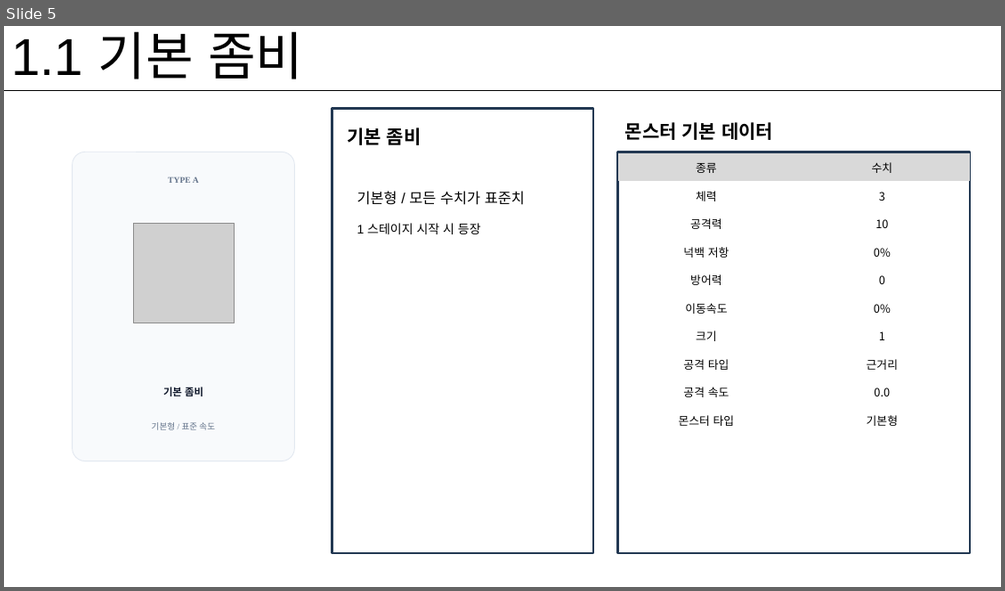
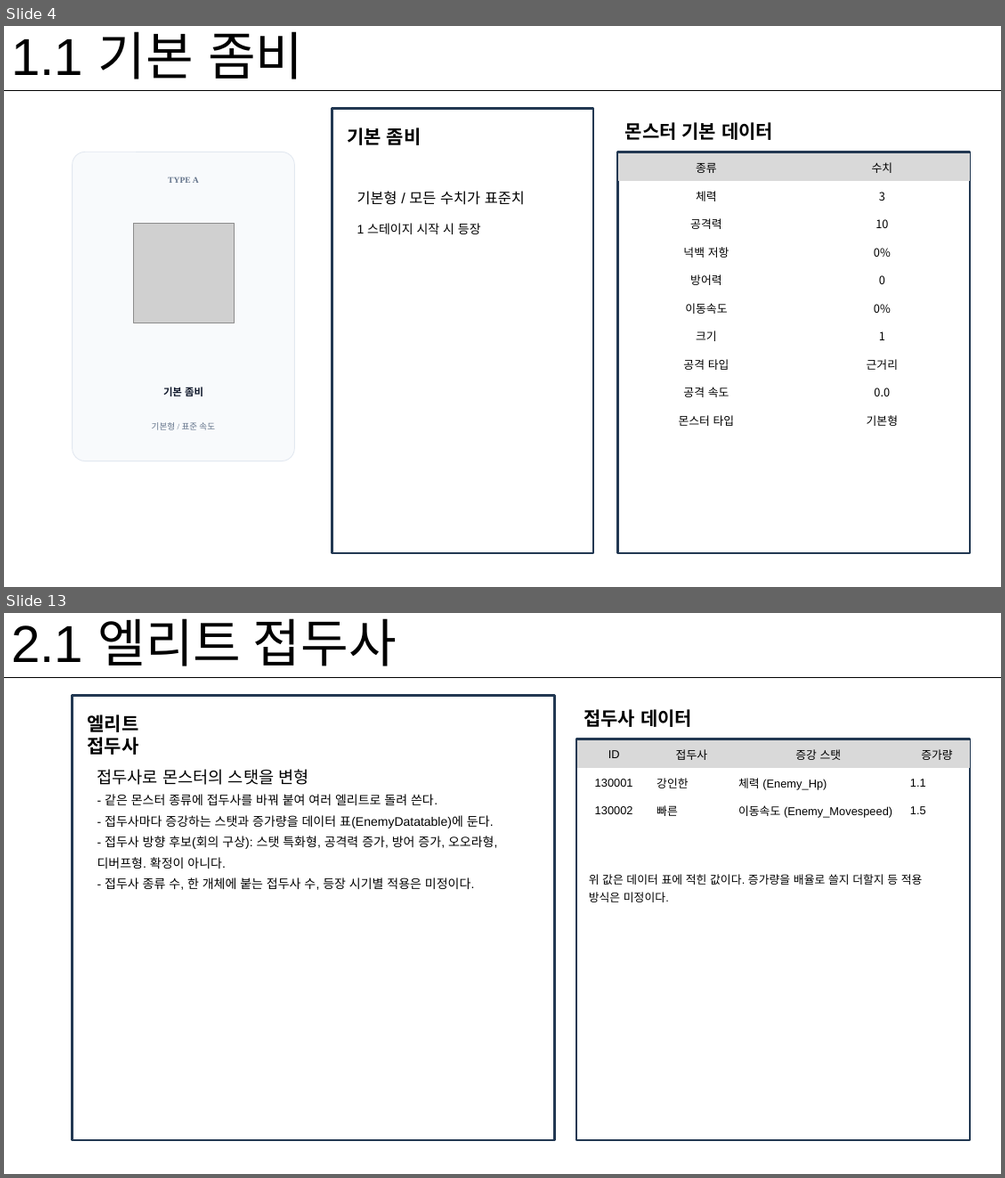
Before and after one commit to gitgiung/SBSAcademy_Team01, a slide deck: Zomso_Monster_기획서.pptx. Shown one above the other, each under a label of ours: slide 5 before the commit, slides 4 and 13 after it; the slides between them are not shown. The pictures are 1005x591 and 1005x1178 pixels, drawn with LibreOffice and Linux fonts; fonts in the diff are those of the drawing; grey boxes stand for pictures. Boxes give left, top, right and bottom in pixels: in the first picture for what was removed or moved away, otherwise in the second. Text is boxed around its words. In the diff, an @@ line names an element or a change of style, - is before the commit and + after.

```diff
--- a/Zomso_Monster_기획서.pptx
+++ b/Zomso_Monster_기획서.pptx
@@ slide 13 added at box(4, 613, 1001, 1174), background #FFFFFF @@
@@ text added at box(11, 618, 396, 666), 50 pt, text #000000 @@
+2.1 엘리트 접두사
@@ line added from (4, 677) to (1001, 677), #000000 0.75 pt @@
@@ rectangle added at box(72, 695, 554, 1140), outline #233953 2 pt @@
@@ text added at box(87, 714, 138, 755), 18 pt, text #000000, bold @@
+엘리트 접두사
@@ text added at box(583, 709, 692, 727), 18 pt, text #000000, bold @@
+접두사 데이터
@@ rectangle added at box(577, 738, 971, 1140), outline #233953 2 pt @@
@@ table added at box(577, 740, 970, 825), 3 rows, 4 columns @@
+ID | 접두사 | 증강 스탯 | 증가량
+130001 | 강인한 | 체력 (Enemy_Hp) | 1.1
+130002 | 빠른 | 이동속도 (Enemy_Movespeed) | 1.5
@@ text added at box(97, 769, 497, 890), 12 pt, text #000000 @@
+접두사로 몬스터의 스탯을 변형
+- 같은 몬스터 종류에 접두사를 바꿔 붙여 여러 엘리트로 돌려 쓴다.
+- 접두사마다 증강하는 스탯과 증가량을 데이터 표(EnemyDatatable)에 둔다.
+- 접두사 방향 후보(회의 구상): 스탯 특화형, 공격력 증가, 방어 증가, 오오라형, 디버프형. 확정이 아니다.
+- 접두사 종류 수, 한 개체에 붙는 접두사 수, 등장 시기별 적용은 미정이다.
@@ text added at box(589, 874, 922, 902), 11 pt, text #000000 @@
+위 값은 데이터 표에 적힌 값이다. 증가량을 배율로 쓸지 더할지 등 적용 방식은 미정이다.
@@ what was slide 5 is now slide 4 @@
```
Also in this commit, not shown: 5 slides changed, 8 other slides added, 2 slides removed, 2 other files.
